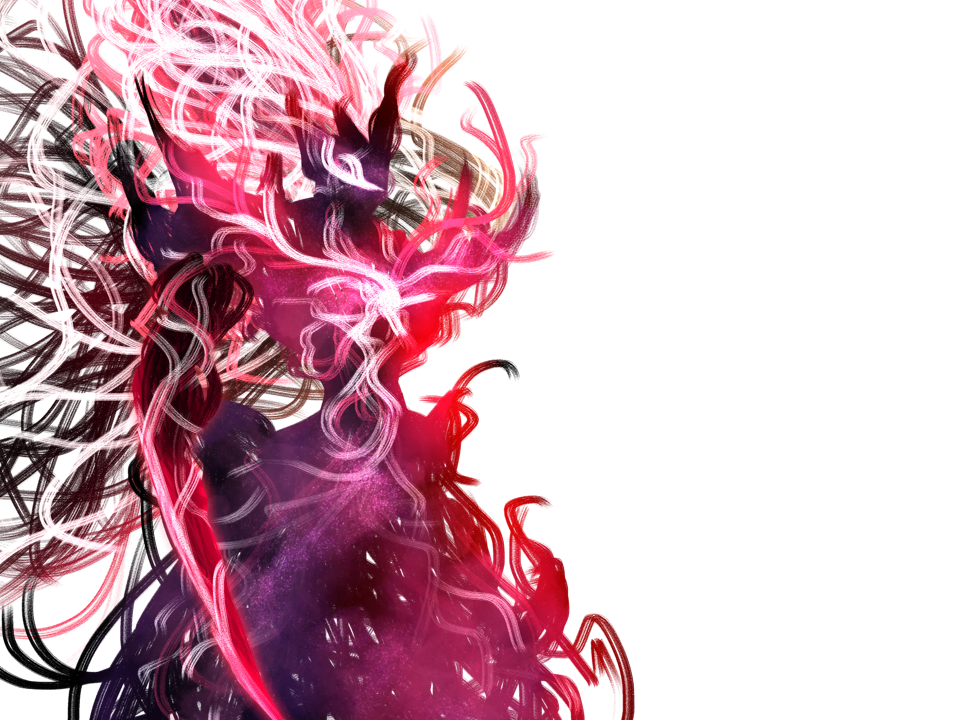
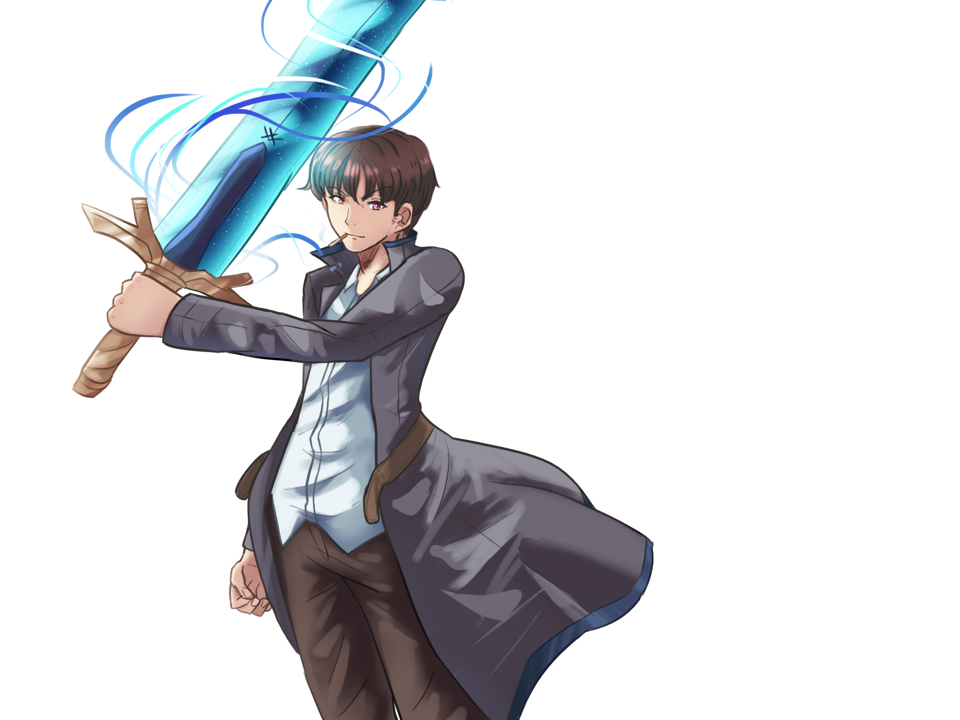
Layer changes from the first 960x720 image to the second:
hid "oldone.png", painted on it over bbox(0, 0, 654, 720)
showed "futurejawhn.png", painted on it over bbox(64, 0, 654, 720)
